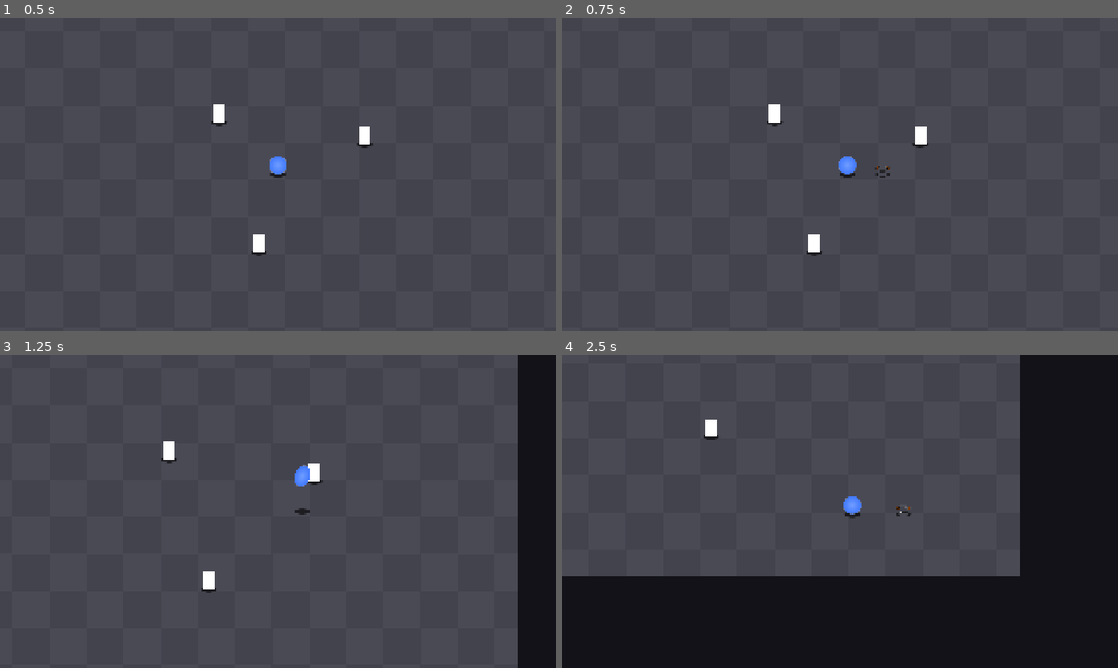
Above: before the commit, frames 1-4 (two rows, left to right).
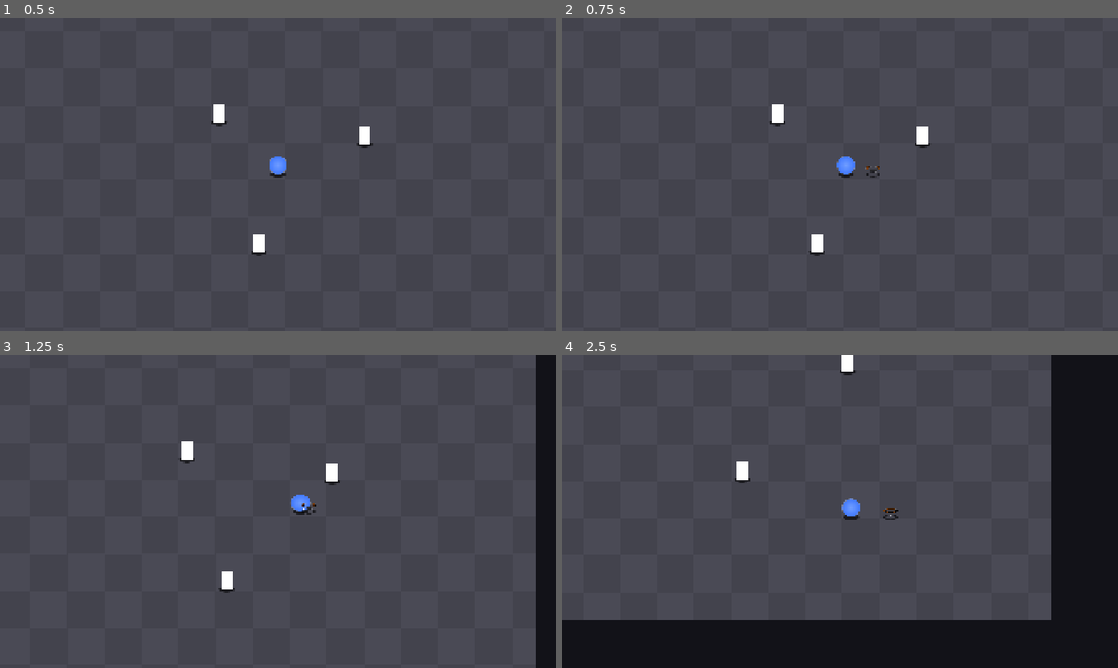
Above: after the commit, the same moments.

Repository: Lucarni-Lucas/entrega-boss-lucarni-lucas
Game: Godot game, scene res://scenes/arena.tscn
Two runs of this game, one before a commit and one after it. Both use one fixed random seed, a clock stepped at 60 frames per second and the inputs below.
Inputs:
- Up to frame 1 (0.5 s): no input
- Up to frame 2 (0.75 s): tap Enter at 0.5 s; hold D (mover_derecha) from 0.53 s (still down); tap Z (boomerang) at 0.6 s
- Up to frame 3 (1.25 s): keep holding D (mover_derecha); tap X (dive) at 0.8 s
- Up to frame 4 (2.5 s): release D (mover_derecha) at 1.28 s; hold S (mover_abajo) 1.28-2.03 s; tap X (dive) at 1.35 s; tap C (slash) at 1.55, 2.1 s; hold D (mover_derecha) from 2.03 s (still down); tap Z (boomerang) at 2.3 s

Frame 1 is identical in both runs. In frame 2, 0.3% of the frame differs, in the area x 36-67%, y 27-76%; in frame 3, 4.4%; in frame 4, 17%, in the area x 0-88%, y 0-85%.

Commit message:
tuneo de valores

Diff:
--- a/entrega-boss-lucarni-lucas/resources/player_params.tres
+++ b/entrega-boss-lucarni-lucas/resources/player_params.tres
@@ -4,4 +4,7 @@
 
 [resource]
 script = ExtResource("1_pk6jb")
+dive_velocidad = 700.0
+dive_impulso_vertical = 400.0
+throw_factor_velocidad = 0.15
 metadata/_custom_type_script = "uid://bpnf8ftr7uhrk"
--- a/entrega-boss-lucarni-lucas/scenes/boomerang/boomerang.gd
+++ b/entrega-boss-lucarni-lucas/scenes/boomerang/boomerang.gd
@@ -7,7 +7,7 @@
 
 @export var destello_radio := 22.0
 @export var destello_achatado := 0.45
-@export var giro := 12.0
+@export var giro := 9.0
 
 var params: PlayerParams
 var z := 0.0
--- a/entrega-boss-lucarni-lucas/scenes/boomerang/boomerang.tscn
+++ b/entrega-boss-lucarni-lucas/scenes/boomerang/boomerang.tscn
@@ -51,9 +51,9 @@
 emission_ring_inner_radius = 9.0
 emission_ring_cone_angle = 90.0
 direction = Vector3(0, 1, 0)
-initial_velocity_min = 10.0
-initial_velocity_max = 30.0
-gravity = Vector3(0, 80, 0)
+initial_velocity_min = 7.5
+initial_velocity_max = 22.5
+gravity = Vector3(0, 45, 0)
 scale_min = 0.39999998
 scale_max = 0.79999995
 alpha_curve = SubResource("CurveTexture_13qdw")
@@ -97,7 +97,7 @@
 scale = Vector2(2.3893464, 0.6271121)
 emitting = false
 texture = SubResource("GradientTexture2D_xrivr")
-lifetime = 0.6
+lifetime = 0.8
 process_material = SubResource("ParticleProcessMaterial_xrivr")
 
 [node name="Visual" type="Sprite2D" parent="Sprite" unique_id=639908634]
--- a/entrega-boss-lucarni-lucas/scenes/camara.tscn
+++ b/entrega-boss-lucarni-lucas/scenes/camara.tscn
@@ -5,4 +5,5 @@
 [node name="Camara" type="Camera2D" unique_id=1696517493]
 process_callback = 0
 position_smoothing_enabled = true
+position_smoothing_speed = 3.75
 script = ExtResource("1_g5i2v")
--- a/entrega-boss-lucarni-lucas/scenes/player/boomerang.gd
+++ b/entrega-boss-lucarni-lucas/scenes/player/boomerang.gd
@@ -5,7 +5,7 @@
 
 const _INTERRUMPIBLES := [Player.Estado.GROUND_POUND, Player.Estado.DIVE]
 
-@export var _ESCENA: PackedScene
+@export var escena_boomerang: PackedScene
 
 var _tiempo_recuperacion := 0.0
 var _proyectil: Boomerang
@@ -39,7 +39,7 @@
 
 
 func activar(player: Player) -> void:
-	_proyectil = _ESCENA.instantiate()
+	_proyectil = escena_boomerang.instantiate()
 	player.agregar_al_mundo(_proyectil)
 	_proyectil.lanzar(player, player.ultima_direccion)
 	player.tiene_boomerang = false
--- a/entrega-boss-lucarni-lucas/scenes/player/player.tscn
+++ b/entrega-boss-lucarni-lucas/scenes/player/player.tscn
@@ -126,7 +126,7 @@
 
 [node name="Boomerang" type="Node2D" parent="." unique_id=1852323145]
 script = ExtResource("10_je7p5")
-_ESCENA = ExtResource("12_fm80t")
+escena_boomerang = ExtResource("12_fm80t")
 
 [connection signal="aterrizo" from="." to="." method="_on_aterrizo"]
 [connection signal="reboto" from="." to="." method="_on_reboto"]
--- a/entrega-boss-lucarni-lucas/scenes/pruebas/blanco.gd
+++ b/entrega-boss-lucarni-lucas/scenes/pruebas/blanco.gd
@@ -10,5 +10,5 @@
 func _on_golpeado(hitbox: Hitbox) -> void:
 	print("%s recibió %d de daño" % [name, hitbox.dano])
 	modulate = Color.RED if modulate == Color.WHITE else Color.WHITE
-	await get_tree().create_timer(0.15).timeout
+	await get_tree().create_timer(0.2).timeout
 	modulate = Color.WHITE
--- a/entrega-boss-lucarni-lucas/scripts/player_params.gd
+++ b/entrega-boss-lucarni-lucas/scripts/player_params.gd
@@ -3,31 +3,31 @@
 
 @export_group("Animación")
 #JUMP
-@export var anim_estiramiento_factor: float = 0.0004
+@export var anim_estiramiento_factor: float = 0.00053
 @export_range(1, 2, 0.05) var anim_estiramiento_max: float = 1.15
 @export var anim_aterrizaje_escala := Vector2(1.3, 0.75)
-@export_range(0, 0.5, 0.01, "suffix:s") var anim_aterrizaje_ida: float = 0.06
-@export_range(0, 0.5, 0.01, "suffix:s") var anim_aterrizaje_vuelta: float = 0.37
+@export_range(0, 0.5, 0.01, "suffix:s") var anim_aterrizaje_ida: float = 0.08
+@export_range(0, 0.7, 0.01, "suffix:s") var anim_aterrizaje_vuelta: float = 0.49
 #SLASH
 @export_range(0.1, 1, 0.05) var anim_perspectiva: float = 0.45
 #GP
 @export var anim_gp_anticipo_escala := Vector2(1.25, 0.8)
-@export_range(0, 0.5, 0.01, "suffix:s") var anim_gp_anticipo_vuelta: float = 0.05
+@export_range(0, 0.5, 0.01, "suffix:s") var anim_gp_anticipo_vuelta: float = 0.07
 @export var anim_gp_impacto_escala := Vector2(1.6, 0.55)
-@export_range(0, 0.5, 0.01, "suffix:s") var anim_gp_impacto_ida: float = 0.05
-@export_range(0, 1.2, 0.01, "suffix:s") var anim_gp_impacto_vuelta: float = 0.3
+@export_range(0, 0.5, 0.01, "suffix:s") var anim_gp_impacto_ida: float = 0.07
+@export_range(0, 1.2, 0.01, "suffix:s") var anim_gp_impacto_vuelta: float = 0.4
 #BOOVAULT
 @export var anim_rebote_escala := Vector2(0.7, 1.4)
-@export_range(0, 0.5, 0.01, "suffix:s") var anim_rebote_ida: float = 0.05
-@export_range(0, 0.5, 0.01, "suffix:s") var anim_rebote_vuelta: float = 0.2
+@export_range(0, 0.5, 0.01, "suffix:s") var anim_rebote_ida: float = 0.07
+@export_range(0, 0.5, 0.01, "suffix:s") var anim_rebote_vuelta: float = 0.27
 
 @export_group("Caminar")
-@export_range(0, 1000, 1, "suffix:px/s") var velocidad: float = 449.0
+@export_range(0, 1000, 1, "suffix:px/s") var velocidad: float = 337.0
 
 @export_group("Salto")
-@export_range(0, 3000, 10, "suffix:px/s") var fuerza_salto: float = 1300.0
-@export_range(0, 10000, 50, "suffix:px/s²") var gravedad: float = 5000.0
-@export_range(0, 0.3, 0.01, "suffix:s") var salto_buffer: float = 0.1
+@export_range(0, 3000, 1, "suffix:px/s") var fuerza_salto: float = 975.0
+@export_range(0, 10000, 0.5, "suffix:px/s²") var gravedad: float = 2812.5
+@export_range(0, 0.3, 0.01, "suffix:s") var salto_buffer: float = 0.13
 
 @export_group("Sombra")
 @export_range(10, 1000, 10, "suffix:px") var sombra_altura_max: float = 600.0
@@ -40,38 +40,38 @@
 
 @export_group("Slash")
 @export var slash_dano: int = 1
-@export_range(0, 1, 0.01, "suffix:s") var slash_duracion: float = 0.15
-@export_range(0, 2, 0.01, "suffix:s") var slash_cooldown: float = 0.3
+@export_range(0, 1, 0.01, "suffix:s") var slash_duracion: float = 0.2
+@export_range(0, 2, 0.01, "suffix:s") var slash_cooldown: float = 0.4
 @export_range(0, 200, 5, "suffix:px") var slash_alcance: float = 90.0
 @export_range(0, 360, 5, "suffix:°") var slash_arco: float = 120.0
 @export_range(0, 200, 5, "suffix:px") var slash_radio_efecto: float = 60.0
-@export_range(0, 0.5, 0.01, "suffix:s") var slash_estela_desvanecer: float = 0.12
+@export_range(0, 0.5, 0.01, "suffix:s") var slash_estela_desvanecer: float = 0.16
 
 @export_group("Ground pound")
 @export_range(0, 300, 5, "suffix:px") var gp_altura_minima: float = 80.0
-@export_range(0, 0.5, 0.01, "suffix:s") var gp_anticipacion: float = 0.22
-@export_range(0, 5000, 50, "suffix:px/s") var gp_velocidad: float = 2000.0
+@export_range(0, 0.5, 0.01, "suffix:s") var gp_anticipacion: float = 0.29
+@export_range(0, 5000, 50, "suffix:px/s") var gp_velocidad: float = 1500.0
 @export var gp_dano: int = 1
 @export_range(0, 300, 5, "suffix:px") var gp_radio_impacto: float = 50.0
 @export var gp_radio_explosion: float = 0.0
-@export_range(0.03, 0.3, 0.01, "suffix:s") var gp_impacto_duracion: float = 0.07
+@export_range(0.03, 0.3, 0.01, "suffix:s") var gp_impacto_duracion: float = 0.09
 
 @export_group("Dive")
-@export_range(0, 3000, 5, "suffix:px/s") var dive_velocidad: float = 950.0
-@export_range(0, 2000, 5, "suffix:px/s") var dive_impulso_vertical: float = 550.0
+@export_range(0, 3000, 1, "suffix:px/s") var dive_velocidad: float = 700.0
+@export_range(0, 2000, 1, "suffix:px/s") var dive_impulso_vertical: float = 400.0
 @export_range(0, 1, 0.05) var dive_escala_gravedad: float = 1.0
 @export var dive_cargas_max: int = 1
 
 @export_group("Boomerang")
-@export_range(0, 3000, 10, "suffix:px/s") var boomerang_velocidad: float = 1200.0
+@export_range(0, 3000, 10, "suffix:px/s") var boomerang_velocidad: float = 900.0
 @export_range(0, 1000, 10, "suffix:px") var boomerang_distancia: float = 190.0
-@export_range(0, 5, 0.1, "suffix:s") var boomerang_duracion: float = 1.2
-@export_range(0, 3000, 10, "suffix:px/s") var boomerang_velocidad_vuelta: float = 1400.0
-@export_range(0, 1, 0.01, "suffix:s") var throw_duracion: float = 0.23
-@export_range(0, 1, 0.05) var throw_factor_velocidad: float = 0.2
+@export_range(0, 5, 0.1, "suffix:s") var boomerang_duracion: float = 1.6
+@export_range(0, 3000, 10, "suffix:px/s") var boomerang_velocidad_vuelta: float = 1050.0
+@export_range(0, 1, 0.01, "suffix:s") var throw_duracion: float = 0.31
+@export_range(0, 1, 0.05) var throw_factor_velocidad: float = 0.15
 @export_range(0, 1, 0.05) var throw_escala_gravedad: float = 0.0
 @export_range(0, 200, 5, "suffix:px") var boomerang_alto: float = 24.0
 @export var boomerang_rebotes_max: int = 1
 
 @export_group("Rebote")
-@export_range(0, 4000, 10, "suffix:px/s") var vault_fuerza: float = 1300.0
+@export_range(0, 4000, 1, "suffix:px/s") var vault_fuerza: float = 975.0
